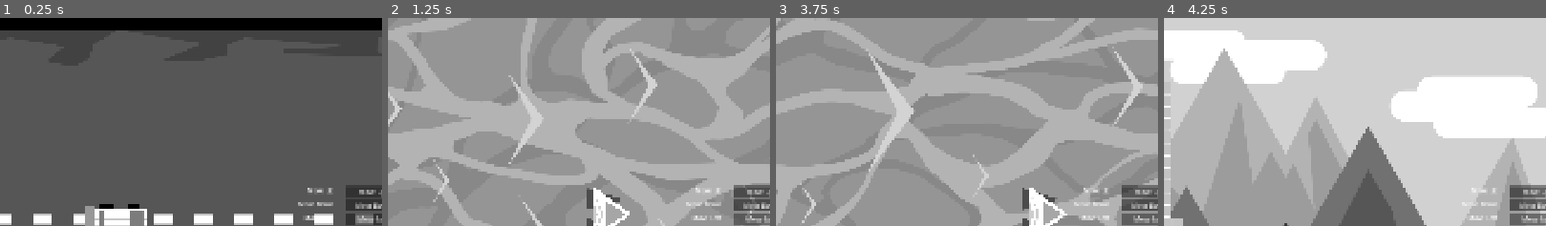
Above: before the commit, frames 1-4 (left to right).
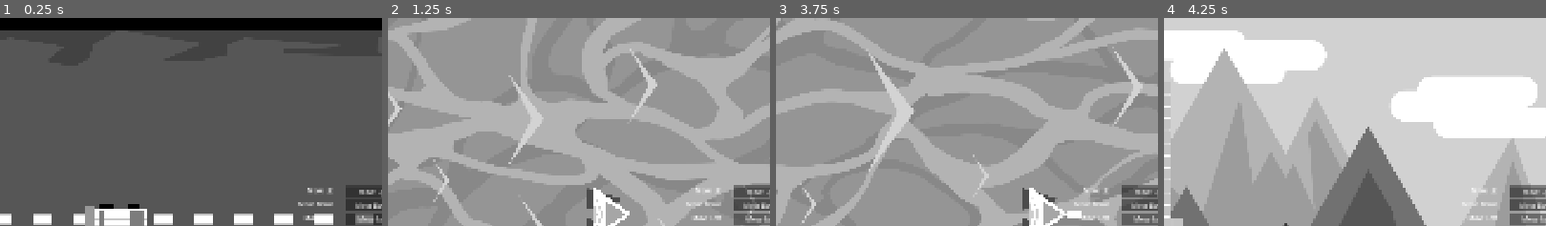
Above: after the commit, the same moments.

Repository: Yuna-Fr/AccessibilityGame
Game: Godot game, scene res://Scenes/Lvl_Circuit.tscn
Two runs of this game, one before a commit and one after it. Both use one fixed random seed, a clock stepped at 60 frames per second and the inputs below.
Inputs:
- Up to frame 1 (0.25 s): no input
- Up to frame 2 (1.25 s): tap Enter at 0.5 s; hold D (Move_Right) from 0.53 s (still down); tap Q (SwapScene) at 0.6 s; tap W (Move_Up) at 0.77 s
- Up to frame 3 (3.75 s): tap Space (Action) at 1.35 s; tap W (Move_Up) at 1.52, 3.02 s; tap Q (SwapScene) at 1.55, 2.1, 2.85 s; release D (Move_Right) at 2.03 s; hold A (Move_Left) 2.03-2.78 s; hold D (Move_Right) from 2.78 s (still down); hold Space (Action) from 3.53 s (still down)
- Up to frame 4 (4.25 s): keep holding D (Move_Right); keep holding Space (Action); tap W (Move_Up) at 3.77 s; tap Q (SwapScene) at 3.8 s
The pictures show only the part of the screen within x 0-50%, y 2-52%; the shares and areas given below are measured in that part.

Frames 1-2 are identical in both runs. In frame 3, 0.1% of the frame differs, in the area x 76-80%, y 92-97%; in frame 4, nothing differs.
Error before the commit: Invalid call. Nonexistent function 'add_child' in base 'Nil'. (res://Scripts/S_ControllerShooter.gd:52)

Commit message:
Fix shooting

Diff:
--- a/Prefabs/P_Ship.tscn
+++ b/Prefabs/P_Ship.tscn
@@ -14,6 +14,7 @@
 size = Vector2(66.66667, 96.66667)
 
 [node name="Ship" type="CharacterBody2D" unique_id=1557541334]
+z_index = 1
 scale = Vector2(1.5, 1.5)
 motion_mode = 1
 script = ExtResource("1_6wsb7")
--- a/Scripts/Managers/S_GameManager.gd
+++ b/Scripts/Managers/S_GameManager.gd
@@ -25,7 +25,7 @@
 		return
 
 	#if current_scene: current_scene.queue_free()
-#
+
 	current_index = scene_index
 	#current_scene = scene[scene_index].instantiate()
 	#add_child(current_scene)
--- a/Scripts/S_ControllerShooter.gd
+++ b/Scripts/S_ControllerShooter.gd
@@ -49,7 +49,7 @@
 
 	var bullet = bullet_prefab.instantiate()
 	bullet.global_position = global_position
-	GameManager.instance.current_scene.add_child(bullet)
+	get_tree().current_scene.add_child(bullet)
 
 	await get_tree().create_timer(reload_time).timeout
 	can_shoot = true
